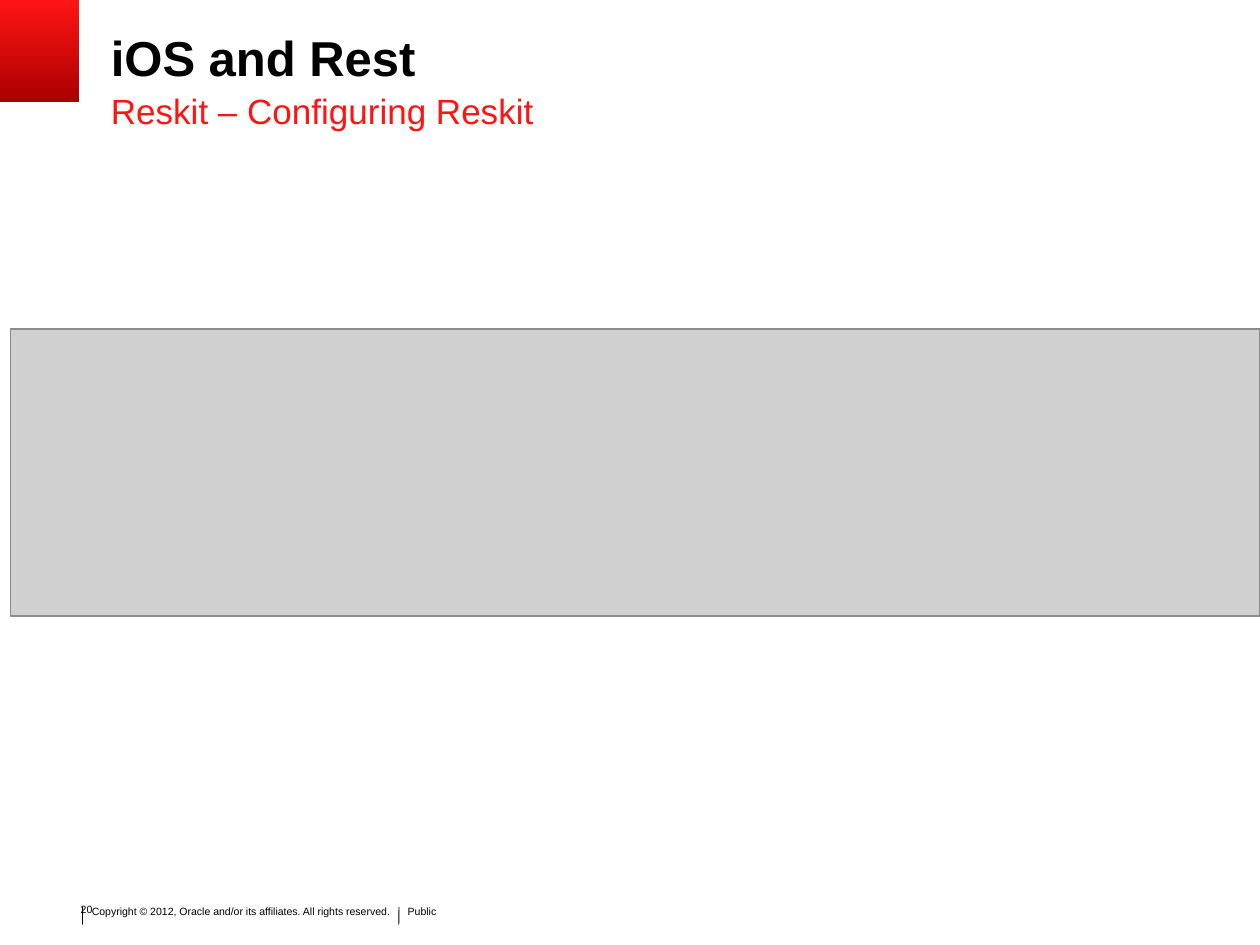
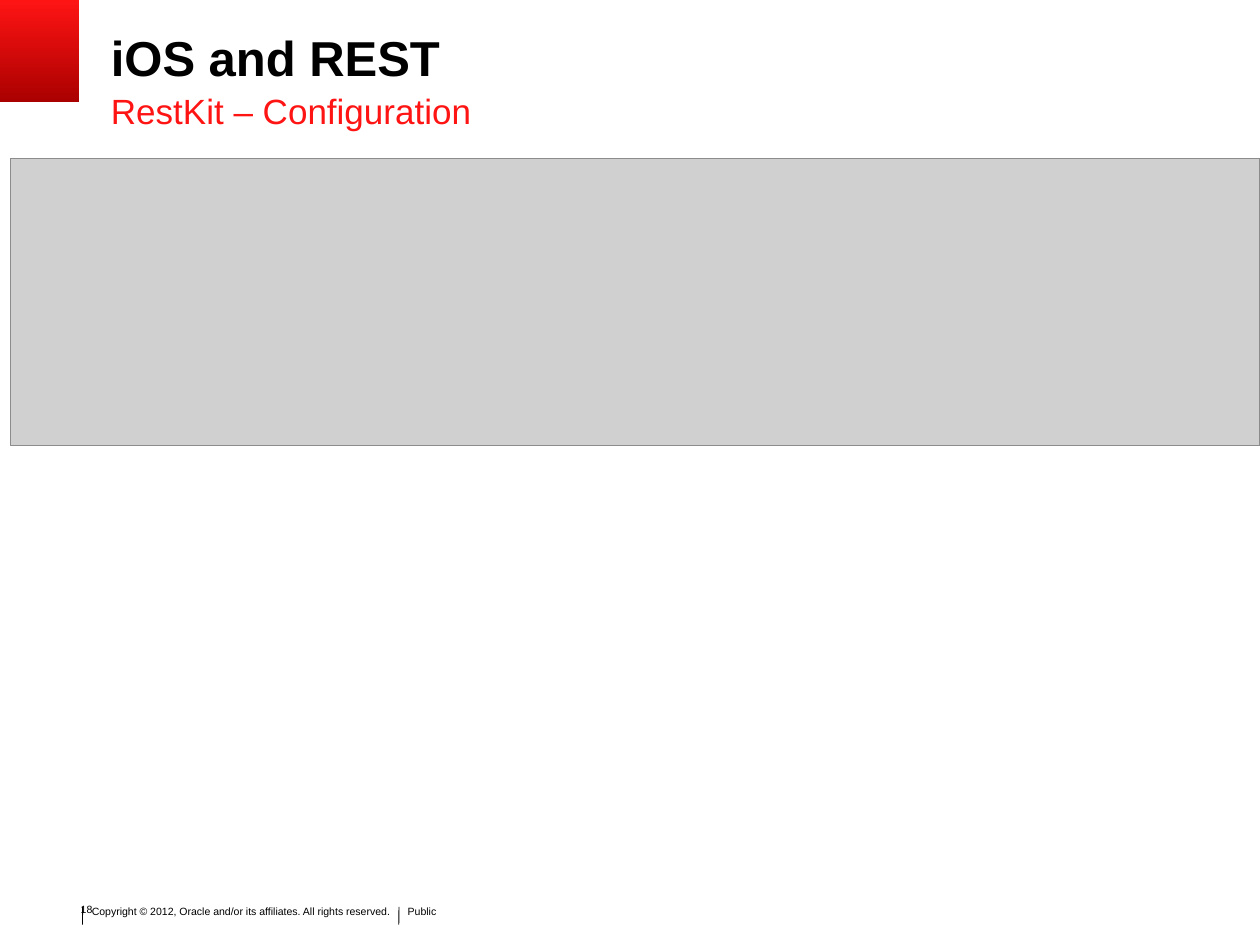
Before and after one commit to SoryBalde/javaee-mobile, a slide deck: slide 18 of javaee_mobile.ppt (slide 20 before the commit). Drawn at 1260x945 pixels with LibreOffice and Linux fonts; fonts in the diff are those of the drawing; grey boxes stand for pictures; background and template pictures are left out. Boxes give left, top, right and bottom in pixels: in the first picture for what was removed or moved away, otherwise in the second. Text is boxed around its words. In the diff, an @@ line names an element or a change of style, - is before the commit and + after.

```diff
--- a/javaee_mobile.ppt
+++ b/javaee_mobile.ppt
@@ title at <box>111,40,440,77</box>: text changed @@
-iOS and Rest
+iOS and REST
@@ text at <box>111,98,471,131</box>: text changed @@
-Reskit – Configuring Reskit
+RestKit – Configuration
@@ picture: place and size @@
-picture at <box>10,329,1260,616</box>
+picture at <box>10,159,1260,446</box>
@@ page number at <box>81,905,93,916</box>: text changed @@
-20
+18
```
Also in this commit, not shown: 31 other slides changed, 6 slides added, 6 slides removed.
